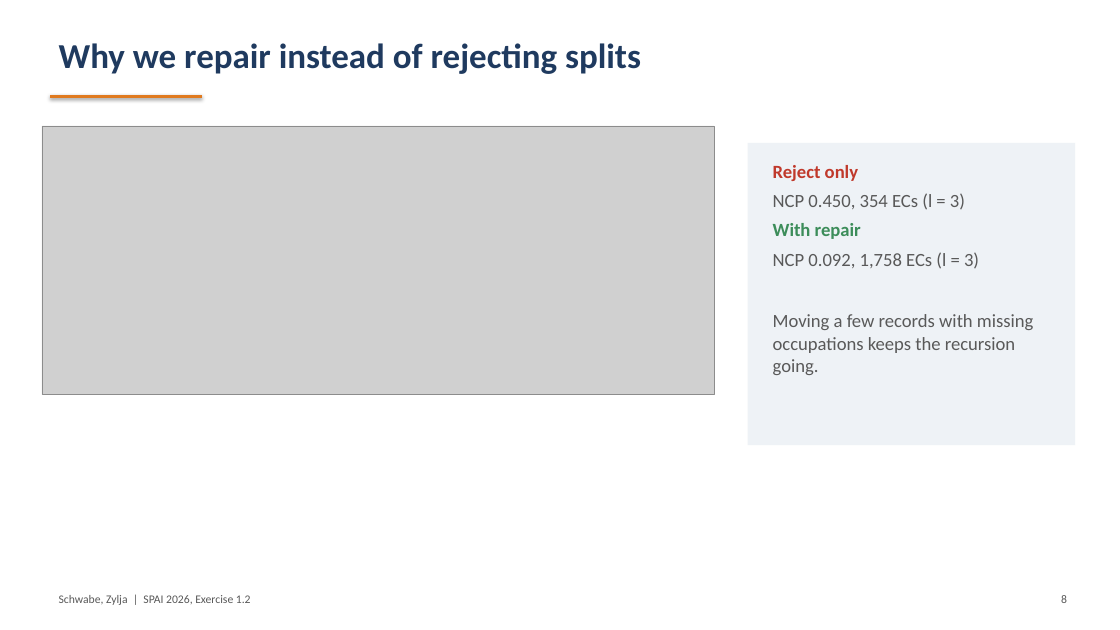
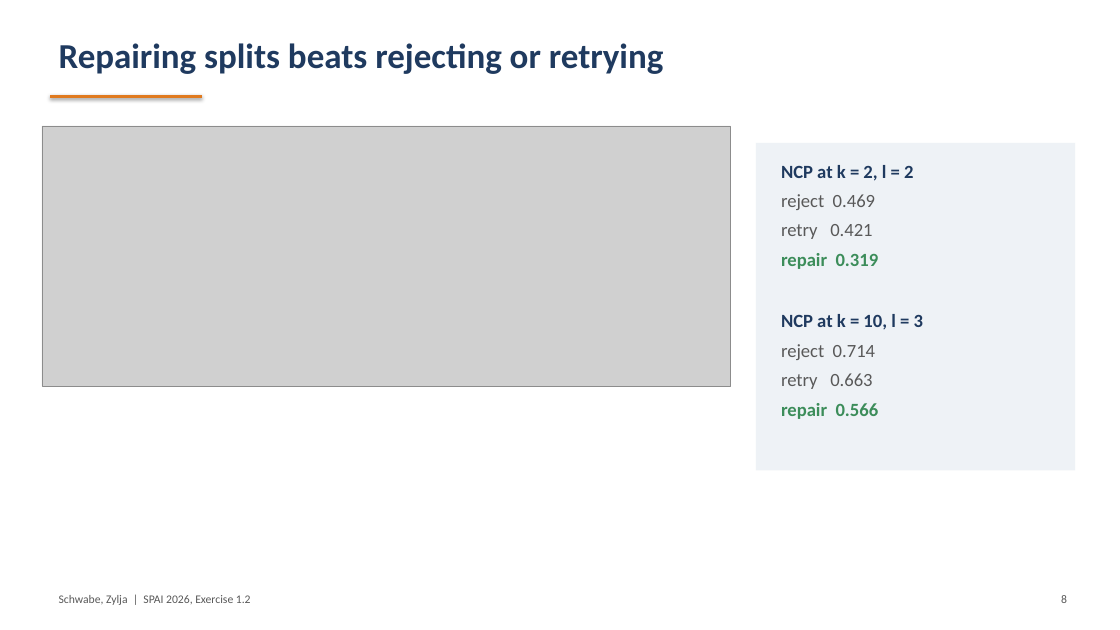
Before and after one commit to ds25m009-Lara-Schwabe/SPAI-l_Diversity, a slide deck: slide 8 of report/SPAI_Exercise1_2_TopDown_l-diversity_slides.pptx. Drawn at 1120x630 pixels with LibreOffice and Linux fonts; fonts in the diff are those of the drawing; grey boxes stand for pictures. Boxes give left, top, right and bottom in pixels: in the first picture for what was removed or moved away, otherwise in the second. Text is boxed around its words. In the diff, an @@ line names an element or a change of style, - is before the commit and + after.

Commit message:
Switch experiments to cahousing, fix classifier evaluation
- experiments on cahousing (SA = ocean_proximity): TDG vs TDG + distinct
  l = 2, 3 and entropy l = 2 for k = 2 ... 100, reject / retry / repair
  comparison, recursive (c, l)
- new privacy metric: share of records with the majority SA value of their EC
- classifier evaluation: numbers with minus sign or decimal point became 0,
  rows were matched with labels by position instead of ID, '*' now uses
  the mean of the attribute
- report, slides and README updated

```diff
--- a/report/SPAI_Exercise1_2_TopDown_l-diversity_slides.pptx
+++ b/report/SPAI_Exercise1_2_TopDown_l-diversity_slides.pptx
@@ text at <box>59,43,664,74</box>: text changed @@
-Why we repair instead of rejecting splits
+Repairing splits beats rejecting or retrying
@@ picture: place and size @@
-picture at <box>42,126,714,395</box>
+picture at <box>42,126,731,386</box>
@@ rectangle: place and size @@
-rectangle at <box>748,143,1075,445</box>
+rectangle at <box>756,143,1075,471</box>
@@ text at <box>781,165,923,419</box>: text changed; bold on @@
-Reject only
-NCP 0.450, 354 ECs (l = 3)
-With repair
-NCP 0.092, 1,758 ECs (l = 3)
-Moving a few records with missing occupations keeps the recursion going.
+NCP at k = 2, l = 2
+reject 0.469
+retry 0.421
+repair 0.319
+NCP at k = 10, l = 3
+reject 0.714
+retry 0.663
+repair 0.566
```
Also in this commit, not shown: 6 other slides changed, 1 slide added, 1 slide removed, 26 other files.
